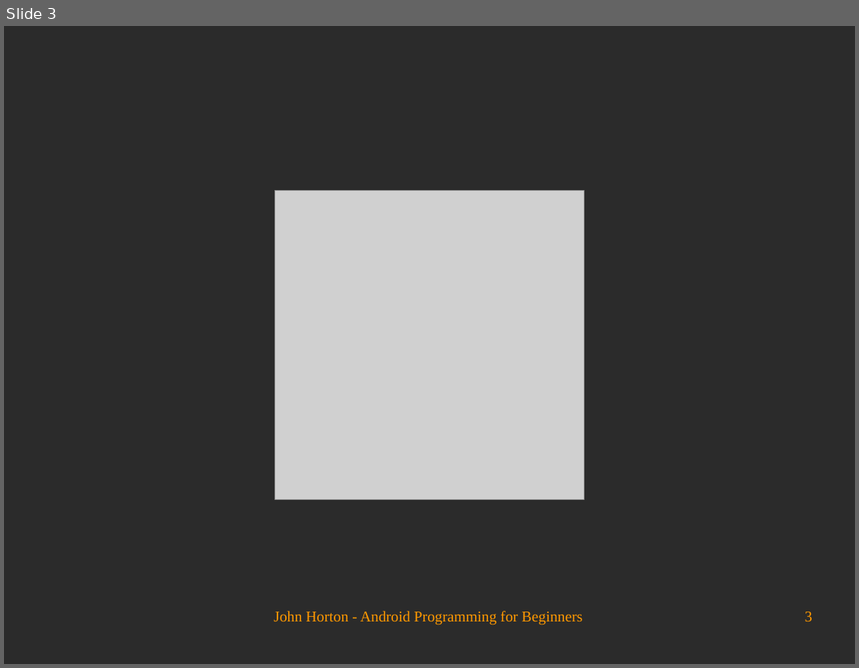
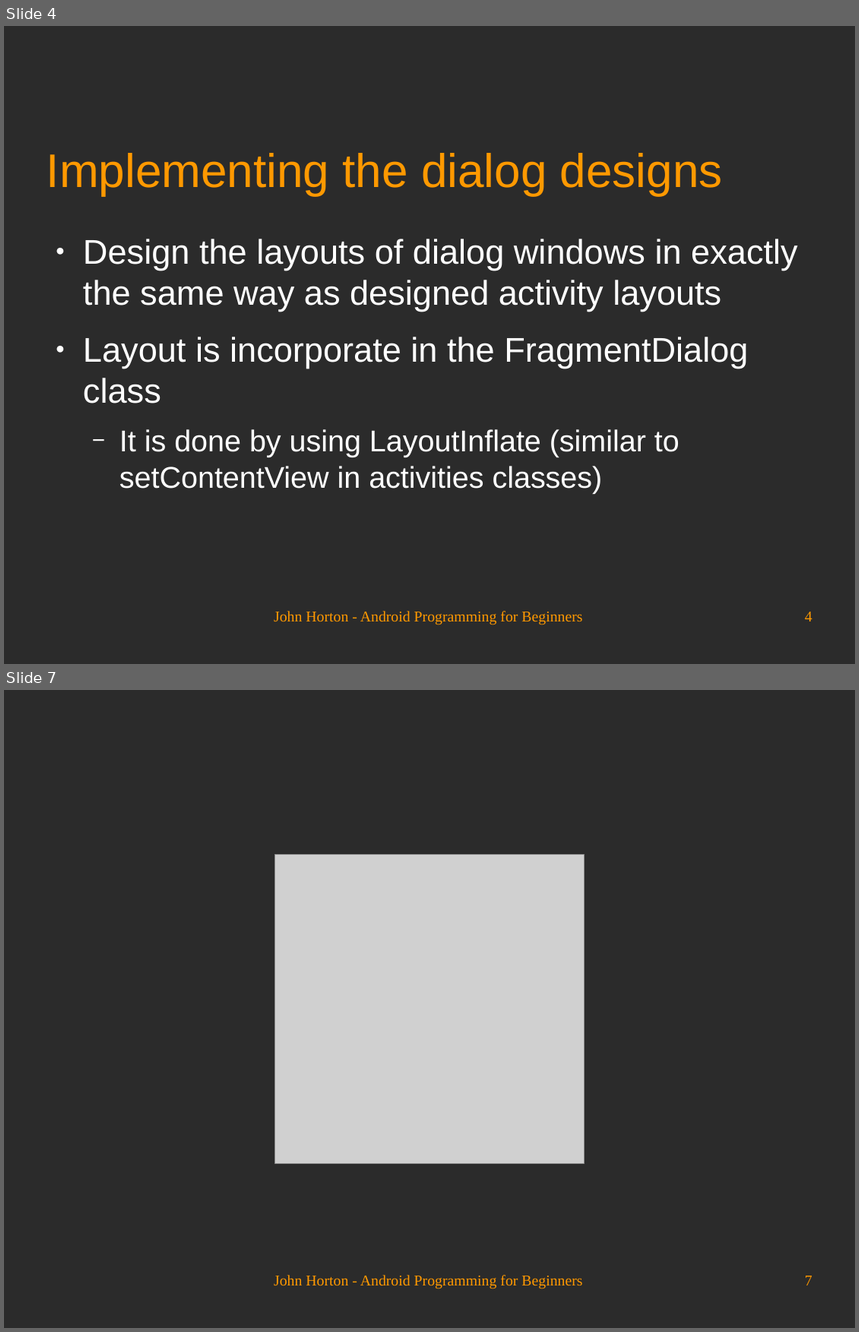
Before and after one commit to Academy-Soft-Intellect/Android-Programming-for-Beginners, a slide deck: 12_Having_a_Dialogue_with_the_User.odp. Shown one above the other, each under a label of ours: slide 3 before the commit, slides 4 and 7 after it; the slides between them are not shown. The pictures are 859x668 and 859x1332 pixels, drawn with LibreOffice and Linux fonts; fonts in the diff are those of the drawing; grey boxes stand for pictures; background and template pictures are left out; a plain dark background stands for a picture behind light text. Boxes give left, top, right and bottom in pixels: in the first picture for what was removed or moved away, otherwise in the second. Text is boxed around its words. In the diff, an @@ line names an element or a change of style, - is before the commit and + after.

```diff
--- a/12_Having_a_Dialogue_with_the_User.odp
+++ b/12_Having_a_Dialogue_with_the_User.odp
@@ slide 4 added at [4,26,855,664], background picture (left out) @@
@@ title added at [47,153,723,195], 44 pt, text #FF9900 @@
+Implementing the dialog designs
@@ text added at [83,239,797,494], 32 pt, text #FFFFFF @@
+● Design the layouts of dialog windows in exactly the same way as designed activity layouts
+● Layout is incorporate in the FragmentDialog class
+  − It is done by using LayoutInflate (similar to setContentView in activities classes)
@@ text added at [274,611,582,626], 14 pt, text #FF9900 @@
+John Horton - Android Programming for Beginners
@@ page number added at [805,612,813,622], 14 pt, text #FF9900 @@
+4
@@ what was slide 3 is now slide 7 @@
@@ page number at [805,1276,813,1286]: text changed @@
-3
+7
```
Also in this commit, not shown: 2 slides changed, 3 other slides added.
